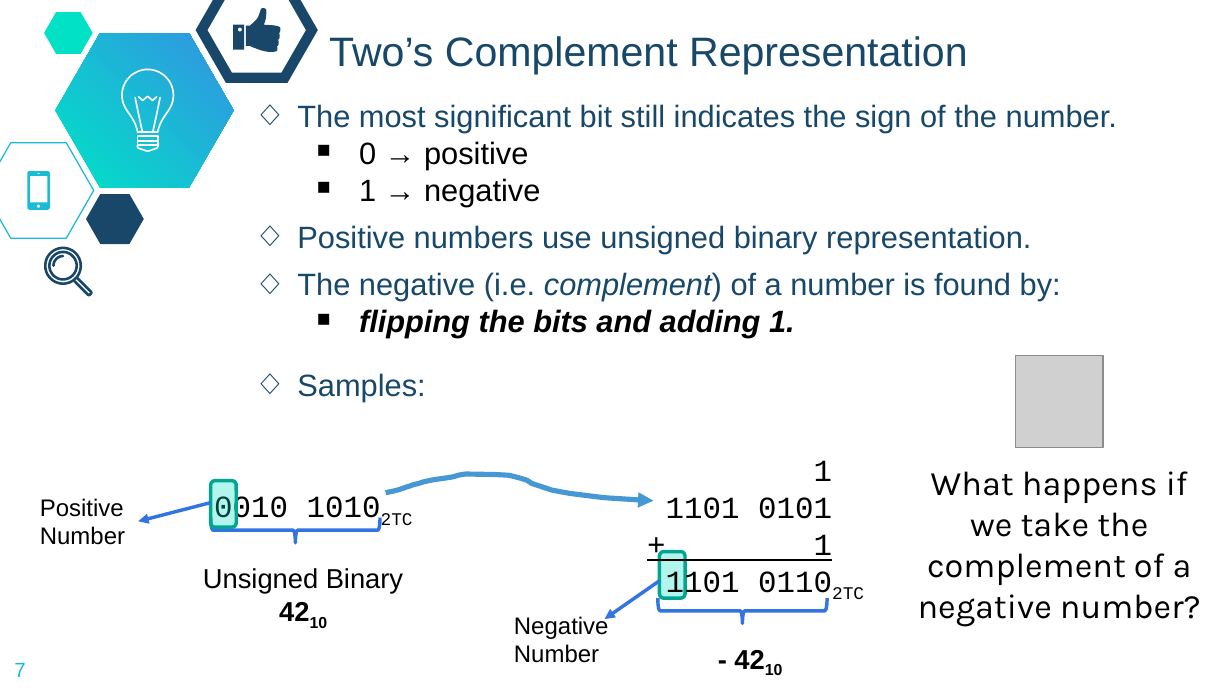
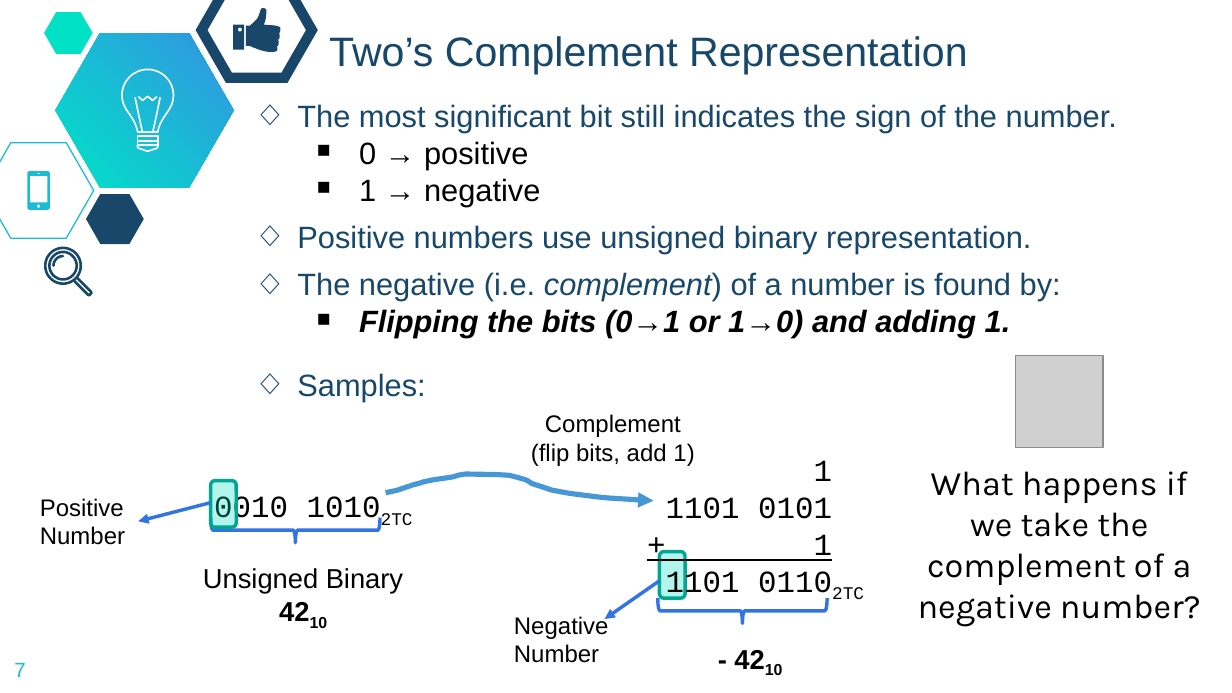
Before and after one commit to dickinson-comp256/COMP256, a slide deck: slide 7 of docs/slides/07-S-SignedBinary.pptx. Drawn at 1232x693 pixels with LibreOffice and Linux fonts; fonts in the diff are those of the drawing; grey boxes stand for pictures; background and template pictures are left out. Boxes give left, top, right and bottom in pixels: in the first picture for what was removed or moved away, otherwise in the second. Text is boxed around its words. In the diff, an @@ line names an element or a change of style, - is before the commit and + after.

```diff
--- a/docs/slides/07-S-SignedBinary.pptx
+++ b/docs/slides/07-S-SignedBinary.pptx
@@ text at box(359, 309, 1011, 338): text changed @@
-  ￭ flipping the bits and adding 1.
+  ￭ Flipping the bits (0→1 or 1→0) and adding 1.
@@ text added at box(531, 414, 694, 466), 14 pt, text #000000 @@
+Complement
+(flip bits, add 1)
```
